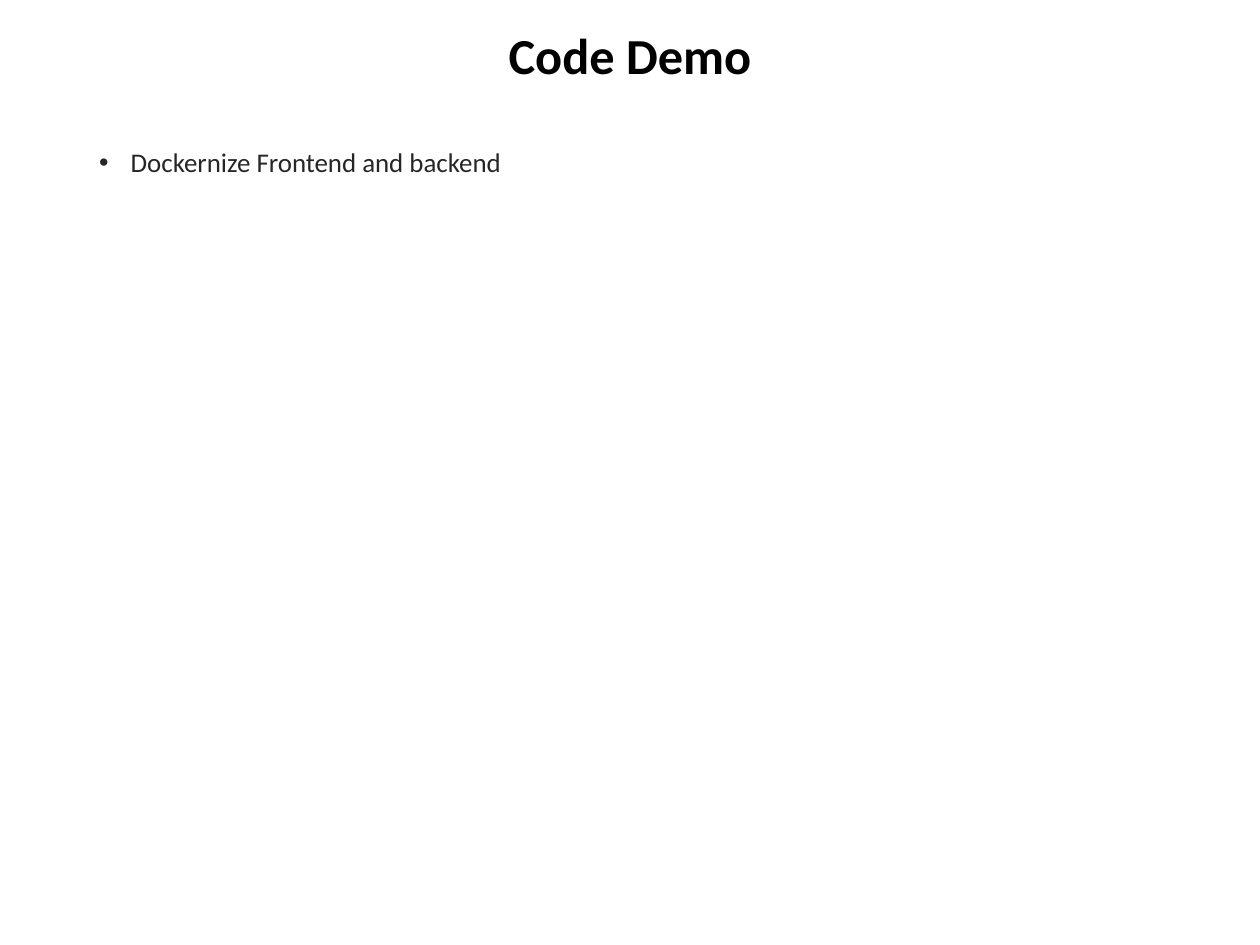
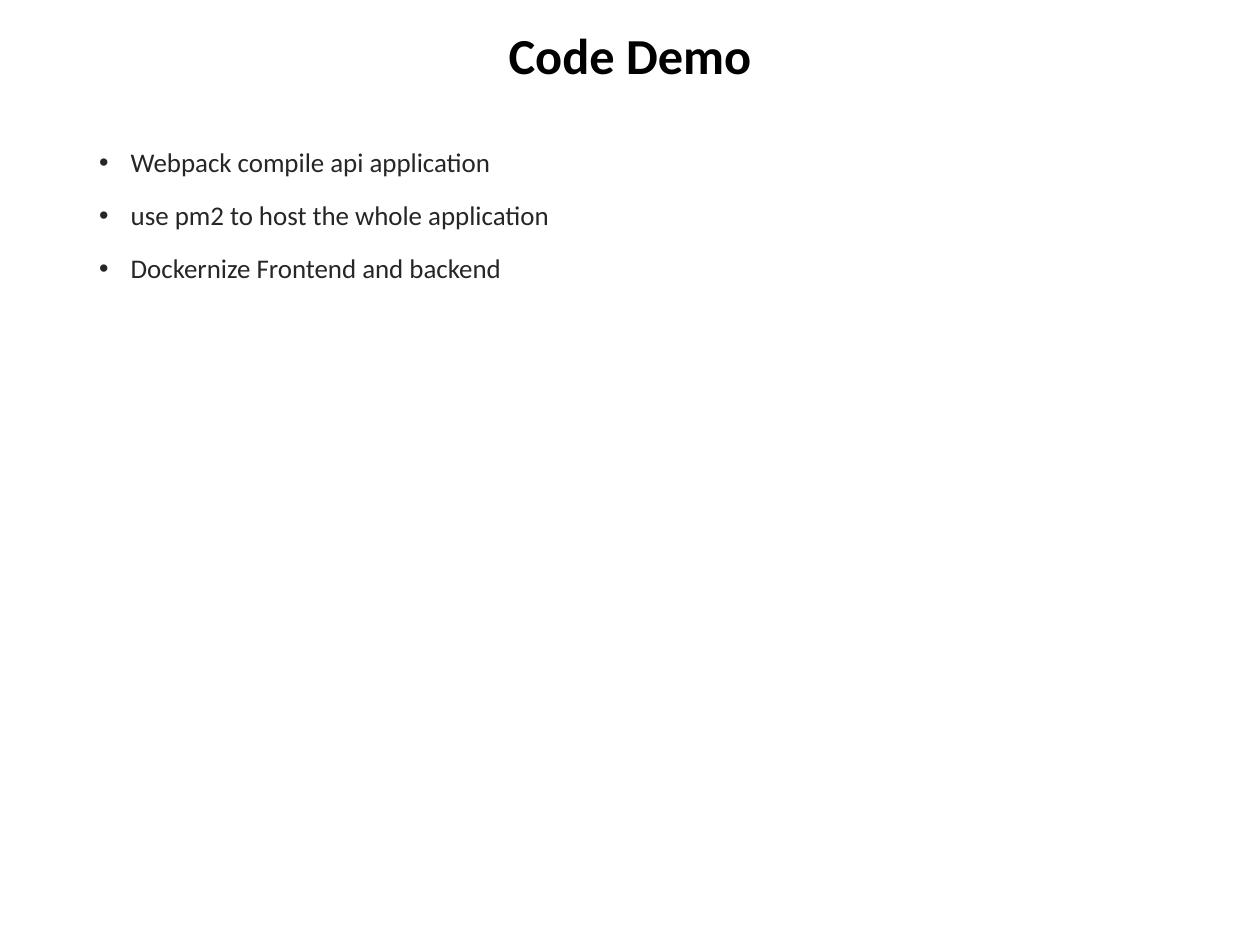
Before and after one commit to chuacw/SGUS-Slides, a slide deck: slide 13 of BCI - Batch2 - Day12 - Webpack http server and production.pptx (slide 10 before the commit). Drawn at 1260x945 pixels with LibreOffice and Linux fonts; fonts in the diff are those of the drawing. Boxes give left, top, right and bottom in pixels: in the first picture for what was removed or moved away, otherwise in the second. Text is boxed around its words. In the diff, an @@ line names an element or a change of style, - is before the commit and + after.

```diff
--- a/BCI - Batch2 - Day12 - Webpack http server and production.pptx
+++ b/BCI - Batch2 - Day12 - Webpack http server and production.pptx
@@ text at box(131, 153, 548, 230): paragraphs added @@
+• Webpack compile api application
+• use pm2 to host the whole application
```
Also in this commit, not shown: 4 other slides changed, 4 slides added, 7 other files.
